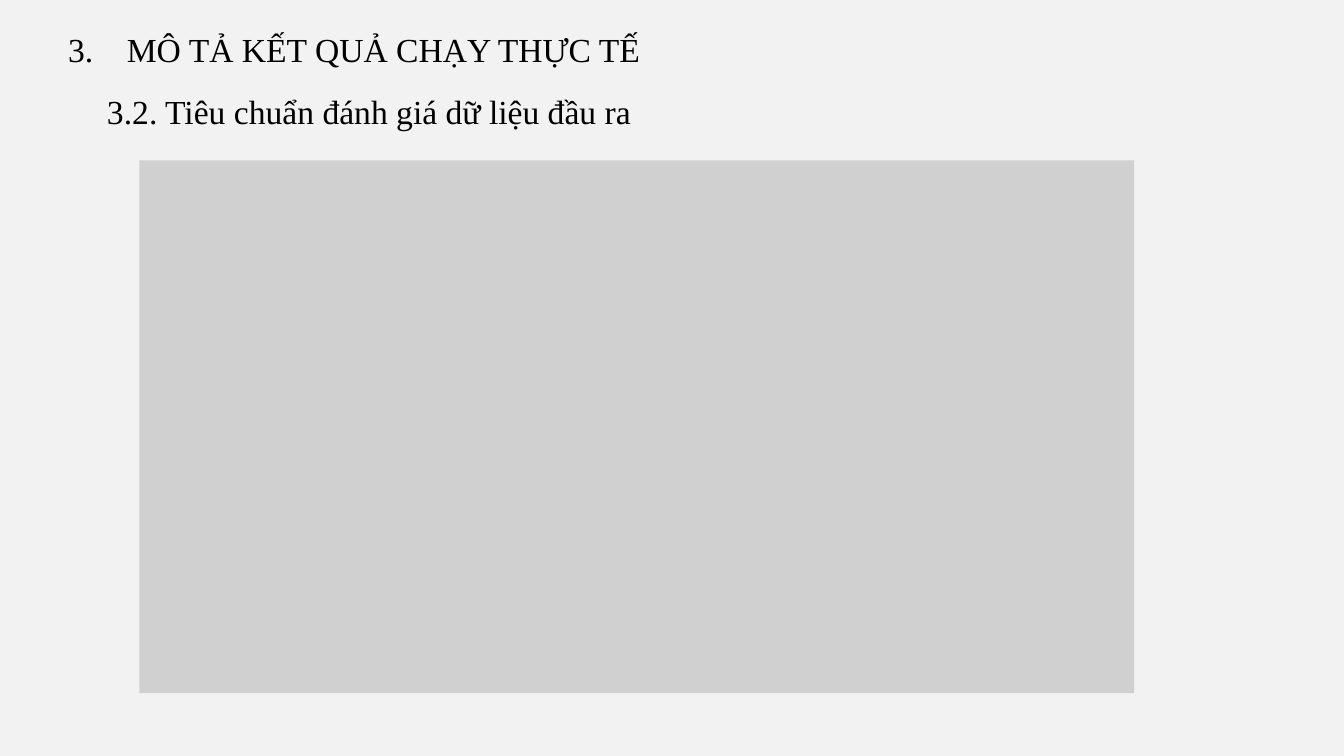
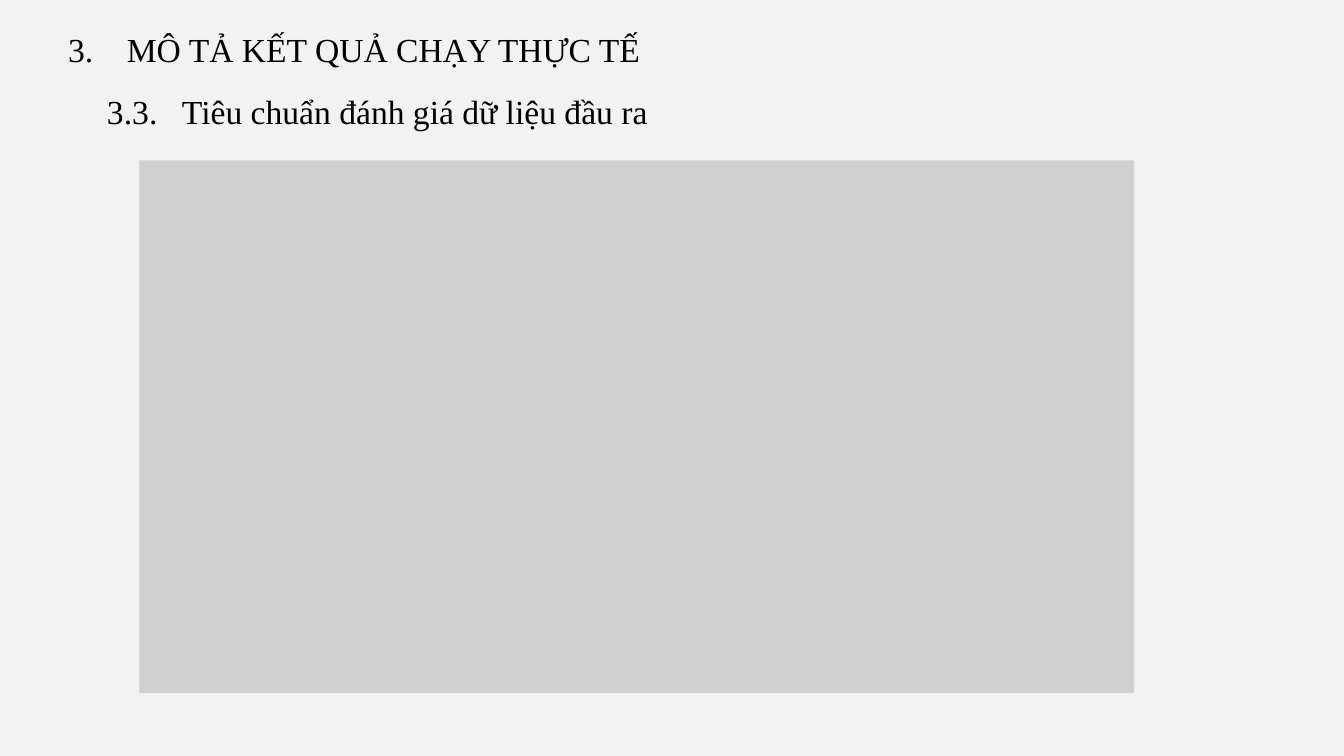
Before and after one commit to vulinh48936/bao_cao_mo_hinh_ngau_nhien, a slide deck: slide 19 of Slide/HMM.pptx (slide 14 before the commit). Drawn at 1344x756 pixels with LibreOffice and Linux fonts; fonts in the diff are those of the drawing; grey boxes stand for pictures. Boxes give left, top, right and bottom in pixels: in the first picture for what was removed or moved away, otherwise in the second. Text is boxed around its words. In the diff, an @@ line names an element or a change of style, - is before the commit and + after.

```diff
--- a/Slide/HMM.pptx
+++ b/Slide/HMM.pptx
@@ text at box(107, 99, 647, 130): text changed @@
-3.2. Tiêu chuẩn đánh giá dữ liệu đầu ra
+3.3. Tiêu chuẩn đánh giá dữ liệu đầu ra
```
Also in this commit, not shown: 6 other slides changed, 7 slides added, 6 other files.
